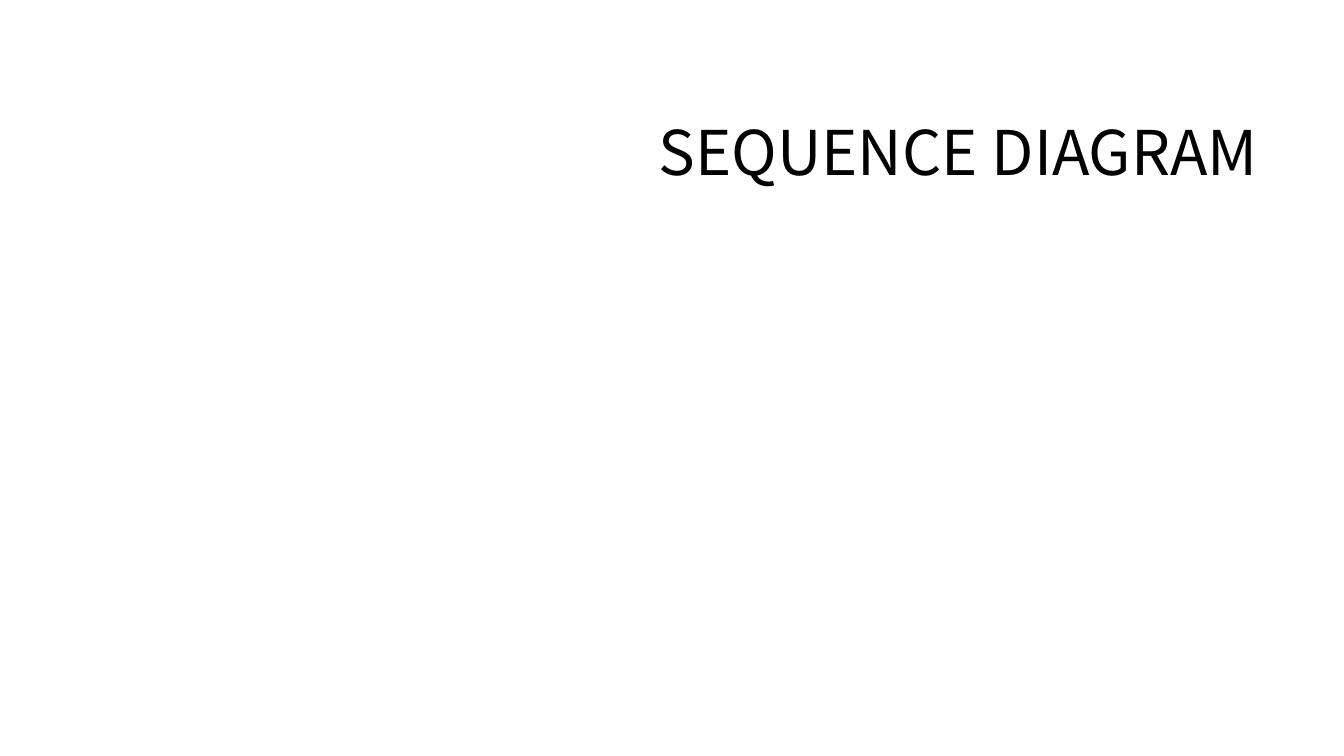
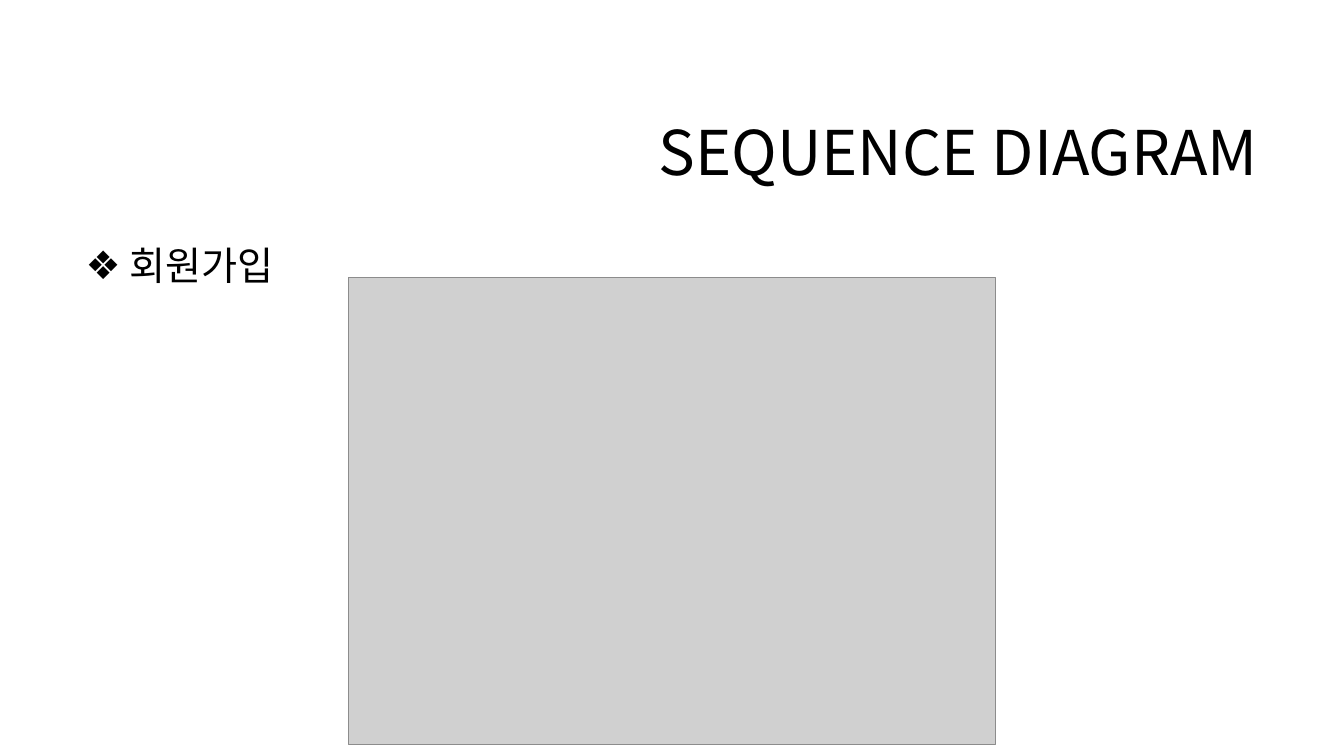
Before and after one commit to eeeeyeot/JAVATrainTicketing, a slide deck: slide 13 of 작업한 내용/기차 예매 프로그램 최종 발표.pptx. Drawn at 1344x756 pixels with LibreOffice and Linux fonts; fonts in the diff are those of the drawing; grey boxes stand for pictures; background and template pictures are left out. Boxes give left, top, right and bottom in pixels: in the first picture for what was removed or moved away, otherwise in the second. Text is boxed around its words. In the diff, an @@ line names an element or a change of style, - is before the commit and + after.

```diff
--- a/작업한 내용/기차 예매 프로그램 최종 발표.pptx
+++ b/작업한 내용/기차 예매 프로그램 최종 발표.pptx
@@ text added at [130,247,274,283], 28 pt, text #000000 @@
+❖ 회원가입
@@ picture added at [348,277,996,744] @@
```
Also in this commit, not shown: 8 other slides changed, 12 slides added, 3 slides removed, 19 other files.
